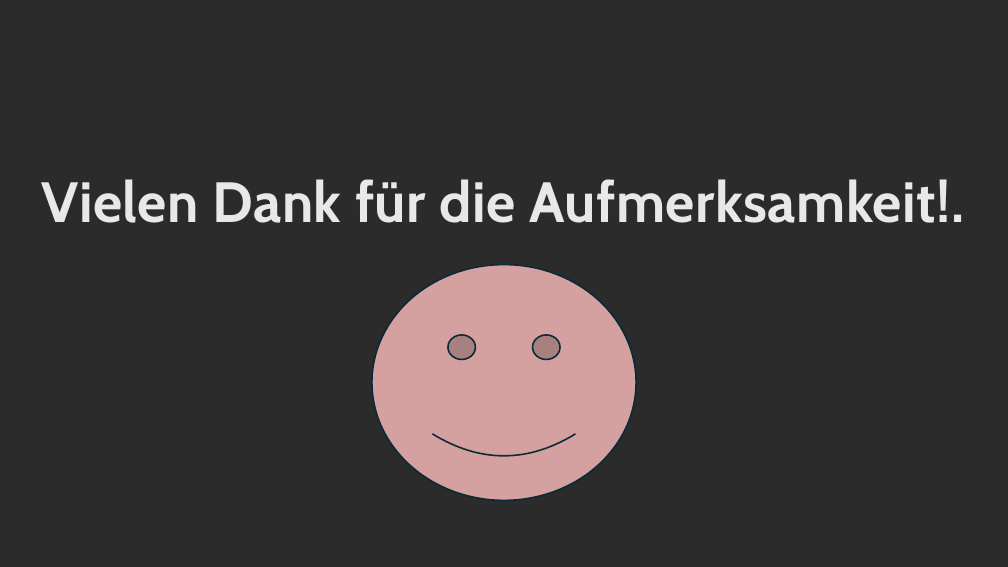
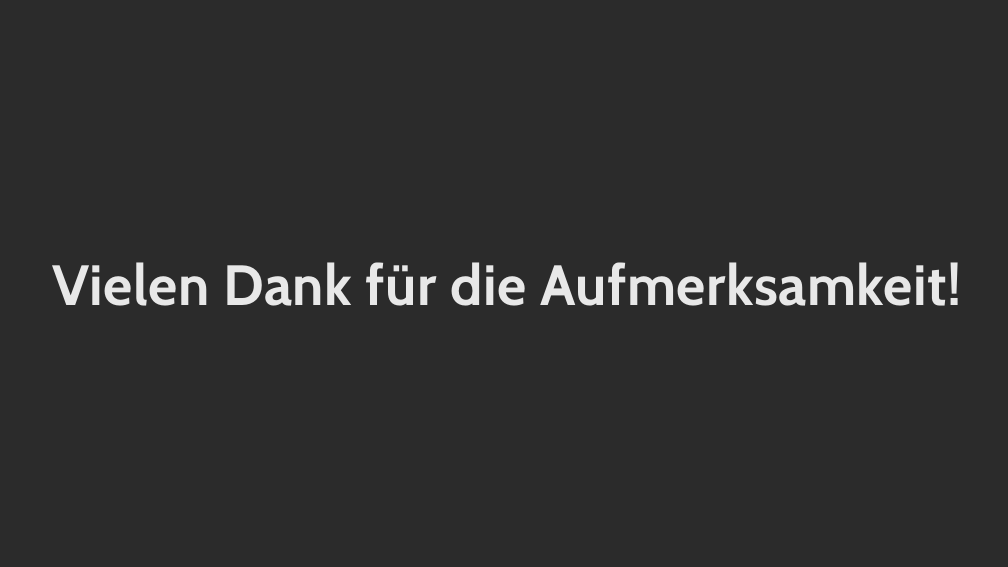
Before and after one commit to salimaabdalla/dpp_projekt_2026, a slide deck: slide 16 of Presentation.pptx (slide 12 before the commit). Drawn at 1008x567 pixels with LibreOffice and Linux fonts; fonts in the diff are those of the drawing; background and template pictures are left out; a plain dark background stands for a picture behind light text. Boxes give left, top, right and bottom in pixels: in the first picture for what was removed or moved away, otherwise in the second. Text is boxed around its words. In the diff, an @@ line names an element or a change of style, - is before the commit and + after.

Commit message:
Update of Presentation

```diff
--- a/Presentation.pptx
+++ b/Presentation.pptx
@@ text at (52, 262, 961, 306): text changed @@
-Vielen Dank für die Aufmerksamkeit!.
+Vielen Dank für die Aufmerksamkeit!
@@ smiley face removed at (372, 265, 636, 501) @@
```
Also in this commit, not shown: 9 other slides changed, 4 slides added.
